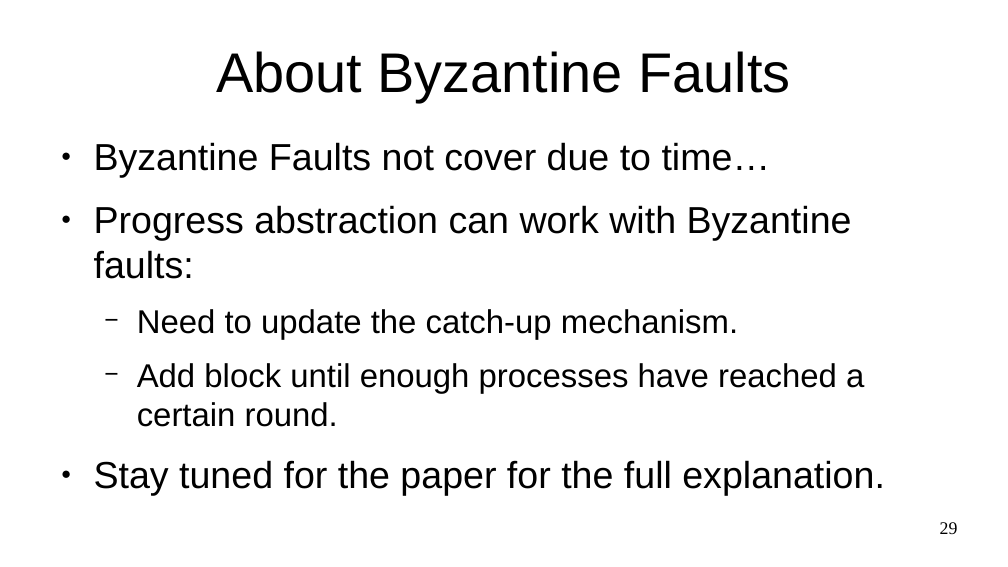
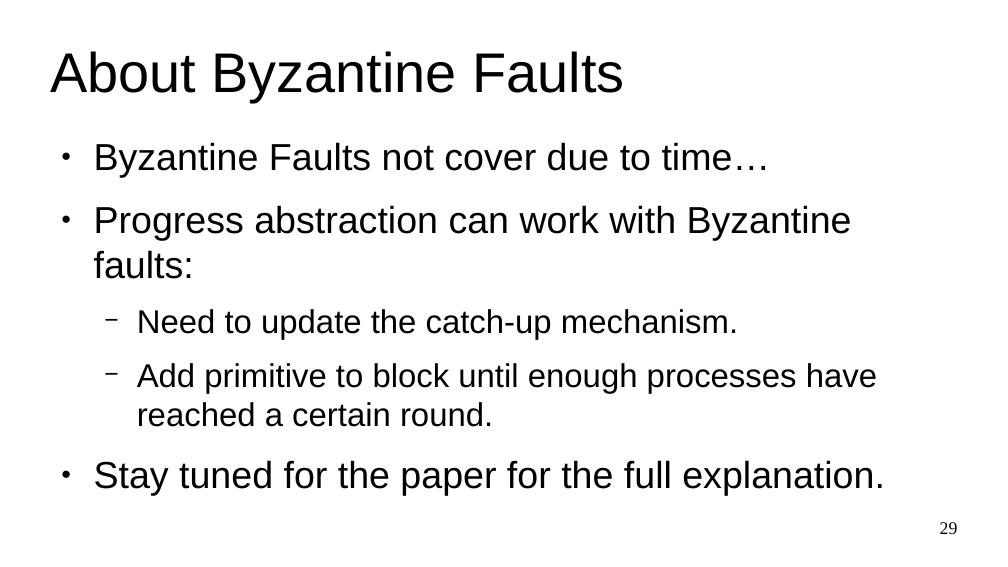
Before and after one commit to dzufferey/presentations, a slide deck: slide 29 of 2020_09_04_FRIDA/presentation.odp. Drawn at 1008x567 pixels with LibreOffice and Linux fonts; fonts in the diff are those of the drawing. Boxes give left, top, right and bottom in pixels: in the first picture for what was removed or moved away, otherwise in the second. Text is boxed around its words. In the diff, an @@ line names an element or a change of style, - is before the commit and + after.

```diff
--- a/2020_09_04_FRIDA/presentation.odp
+++ b/2020_09_04_FRIDA/presentation.odp
@@ title "About Byzantine Faults" at (50,51,624,102): alignment centre to left @@
@@ text at (137,363,877,427): text changed @@
-  − Add block until enough processes have reached a certain round.
+  − Add primitive to block until enough processes have reached a certain round.
```
Also in this commit, not shown: 21 other slides changed, 1 slide added, 1 slide removed, 2 other files.
